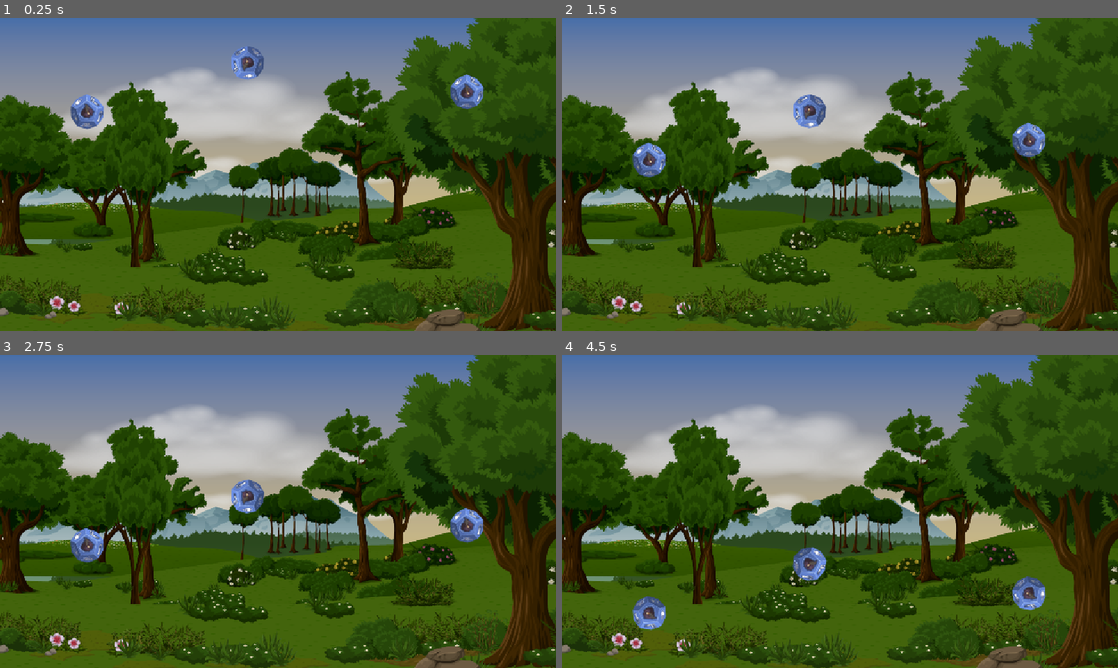
Above: before the commit, frames 1-4 (two rows, left to right).
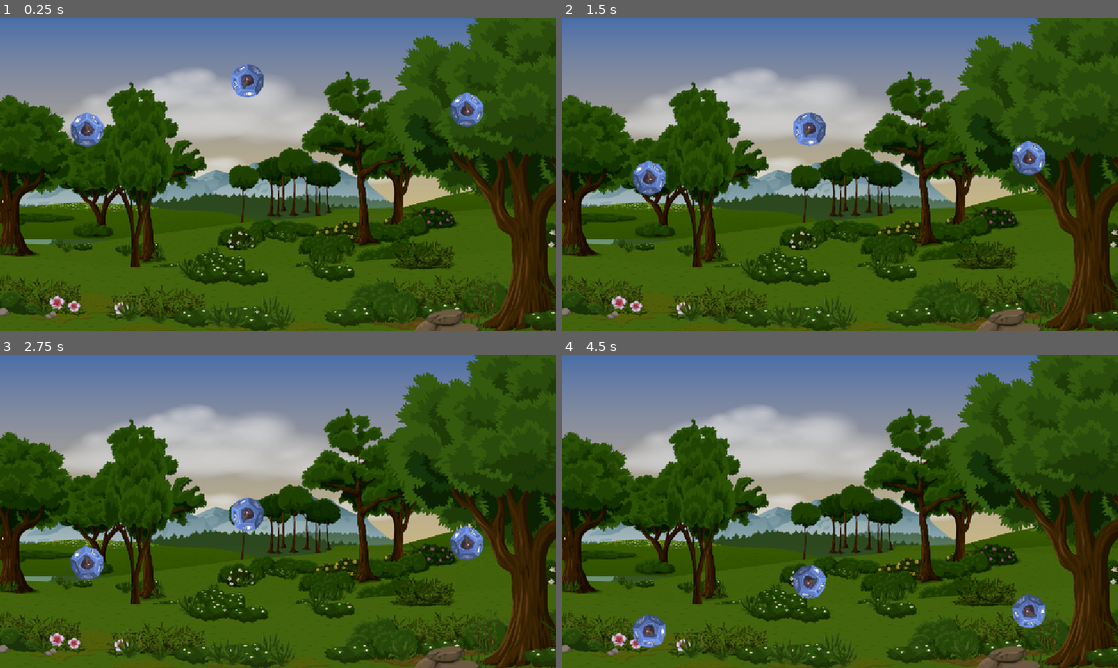
Above: after the commit, the same moments.

Repository: LHO-Developments/Godot-Projects
Game: Godot game, scene res://Scenes/Game/game.tscn
Same seed, same stepped clock (60 frames per second), same inputs: the game is played once before the commit and once after it.
Inputs:
- Up to frame 1 (0.25 s): no input
- Up to frame 2 (1.5 s): no input
- Up to frame 3 (2.75 s): no input
- Up to frame 4 (4.5 s): no input

The runs differ from the first frame. In frame 1, 2.4% of the frame differs, in the area x 12-88%, y 9-42%; in frame 2, 2.4%; in frame 3, 2.4%; in frame 4, 2.5%, in the area x 12-88%, y 61-94%.

Commit message:
remove dice after leaving screen

Diff:
--- a/Dice Catcher/dicecatcher/Scenes/Dice/dice.gd
+++ b/Dice Catcher/dicecatcher/Scenes/Dice/dice.gd
@@ -14,3 +14,8 @@
 func _physics_process(delta: float) -> void:
 	position.y += delta * SPEED;
 	sprite_2d.rotate(delta * ROTATION_SPEED * rotation_dir);
+	check_game_over();
+
+func check_game_over() -> void:
+	if get_viewport_rect().end.y < position.y:
+		queue_free();
--- a/Dice Catcher/dicecatcher/Scenes/Dice/dice.tscn
+++ b/Dice Catcher/dicecatcher/Scenes/Dice/dice.tscn
@@ -8,7 +8,9 @@
 script = ExtResource("1_n24en")
 
 [node name="Sprite2D" type="Sprite2D" parent="."]
+position = Vector2(0, 37)
 texture = ExtResource("1_nyboh")
 
 [node name="CollisionShape2D" type="CollisionShape2D" parent="."]
+position = Vector2(0, 37)
 shape = ExtResource("2_egxgj")
